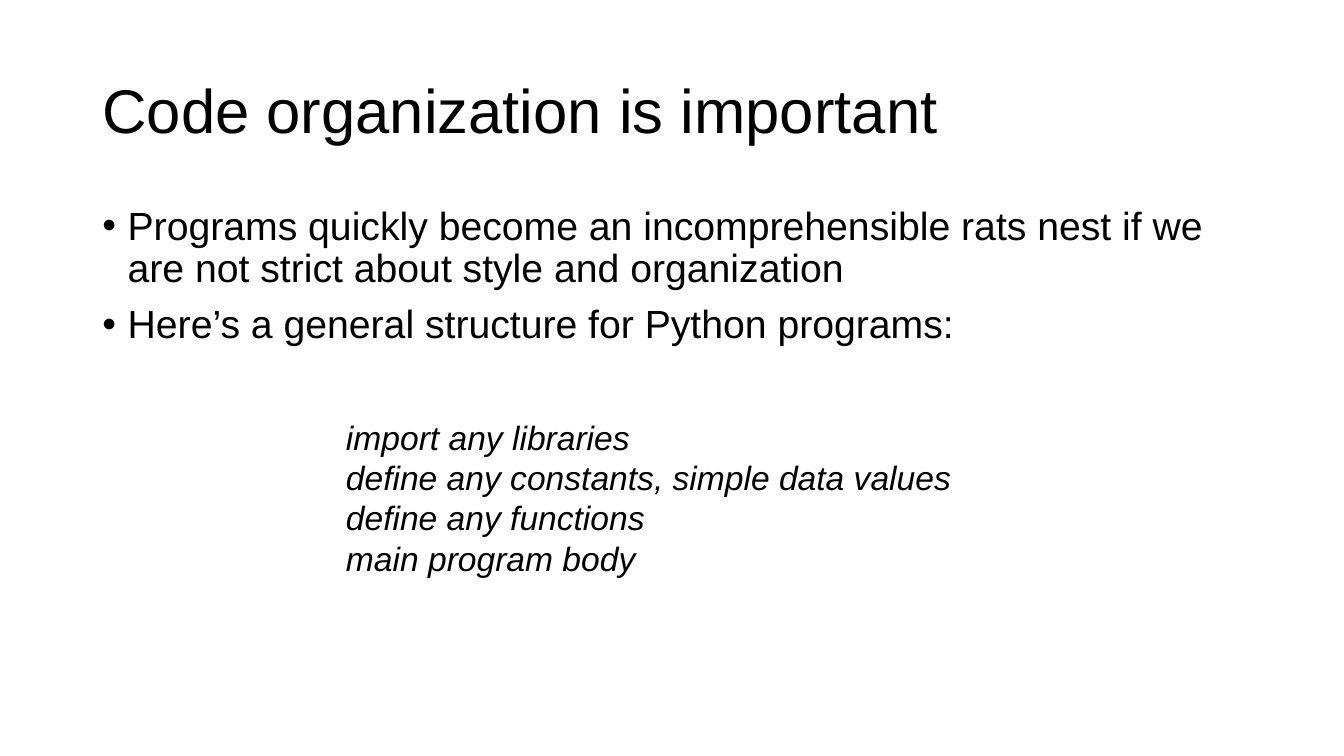
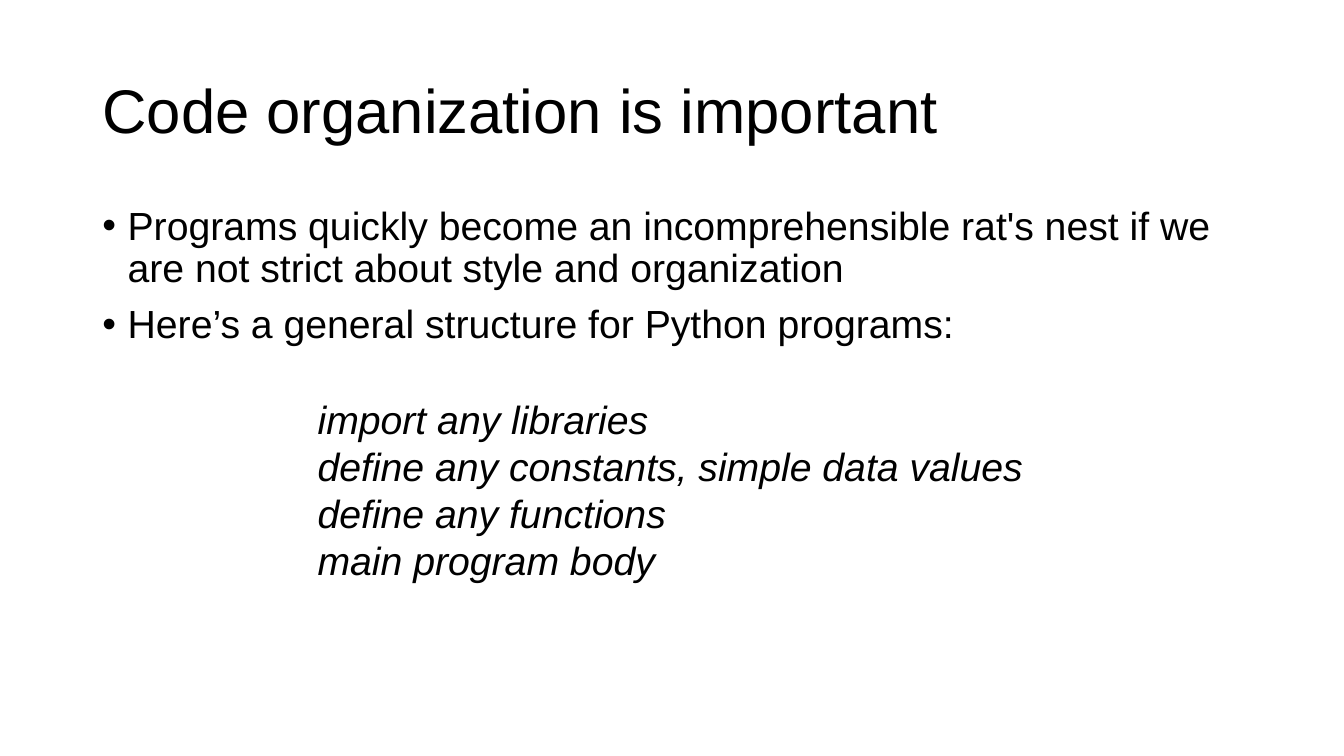
Before and after one commit to parrt/msds501, a slide deck: slide 26 of slides/functions.pptx. Drawn at 1344x756 pixels with LibreOffice and Linux fonts; fonts in the diff are those of the drawing; background and template pictures are left out. Boxes give left, top, right and bottom in pixels: in the first picture for what was removed or moved away, otherwise in the second. Text is boxed around its words. In the diff, an @@ line names an element or a change of style, - is before the commit and + after.

```diff
--- a/slides/functions.pptx
+++ b/slides/functions.pptx
@@ text at (128, 211, 1210, 290): text changed @@
-• Programs quickly become an incomprehensible rats nest if we are not strict about style and organization
+• Programs quickly become an incomprehensible rat's nest if we are not strict about style and organization
@@ text "import any libraries define any ...": place and size @@
-text "import any libraries define any ..." at (346, 425, 951, 578)
+text "import any libraries define any ..." at (318, 405, 1023, 583)
@@ text "import any libraries define any ..." at (318, 405, 1023, 583): size 24 to 28 pt @@
```
Also in this commit, not shown: 6 other slides changed.
